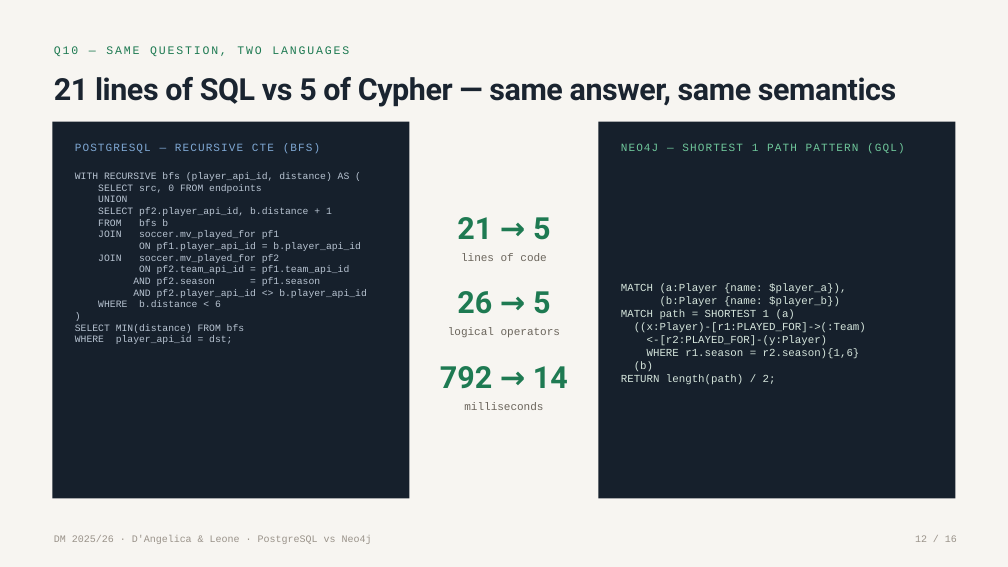
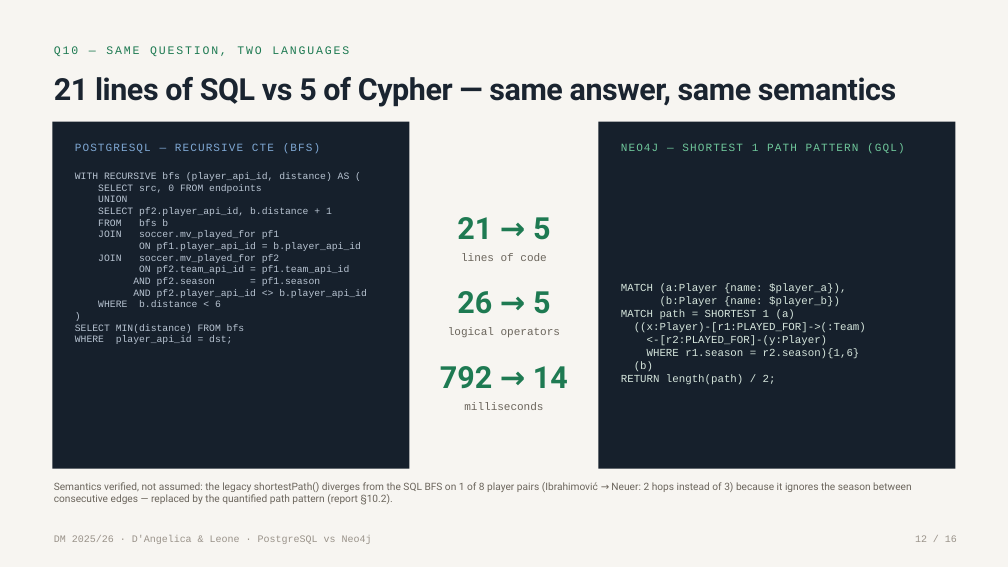
Before and after one commit to g1up3/DM-Project-2026, a slide deck: slide 12 of PostgreSQL_vs_Neo4j_DAngelica_Leone.pptx. Drawn at 1008x567 pixels with LibreOffice and Linux fonts; fonts in the diff are those of the drawing. Boxes give left, top, right and bottom in pixels: in the first picture for what was removed or moved away, otherwise in the second. Text is boxed around its words. In the diff, an @@ line names an element or a change of style, - is before the commit and + after.

```diff
--- a/PostgreSQL_vs_Neo4j_DAngelica_Leone.pptx
+++ b/PostgreSQL_vs_Neo4j_DAngelica_Leone.pptx
@@ rectangle: place and size @@
-rectangle at [52,121,409,498]
+rectangle at [52,121,409,469]
@@ rectangle: place and size @@
-rectangle at [598,121,955,498]
+rectangle at [598,121,955,469]
@@ text added at [54,482,911,505], 14.5 pt, text #6B655C @@
+Semantics verified, not assumed: the legacy shortestPath() diverges from the SQL BFS on 1 of 8 player pairs (Ibrahimović → Neuer: 2 hops instead of 3) because it ignores the season between consecutive edges — replaced by the quantified path pattern (report §10.2).
```
Also in this commit, not shown: 6 other files.
